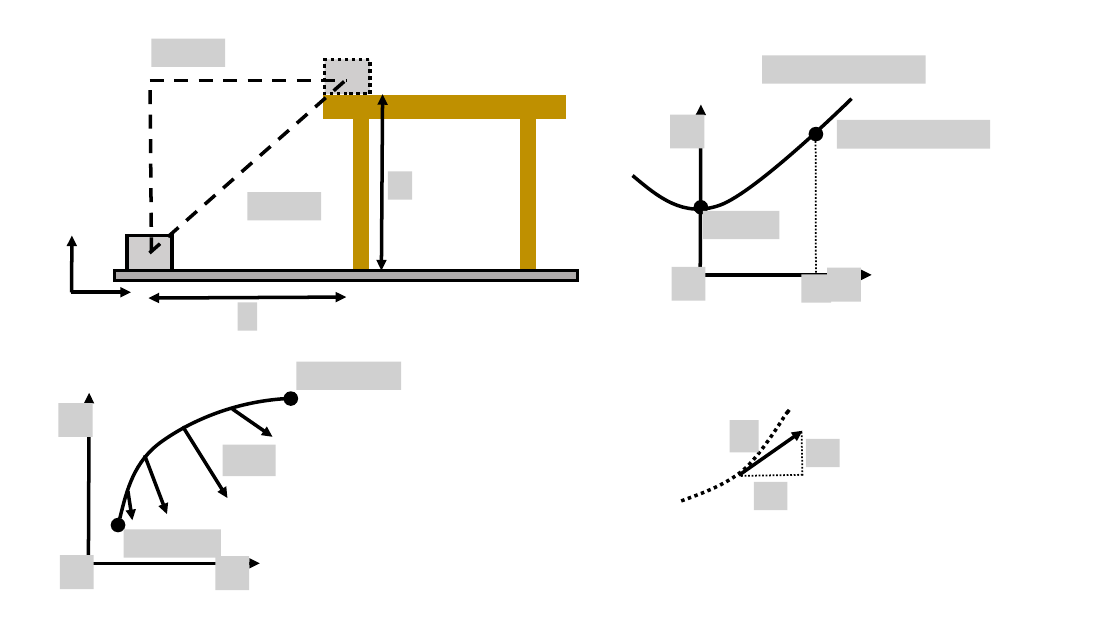
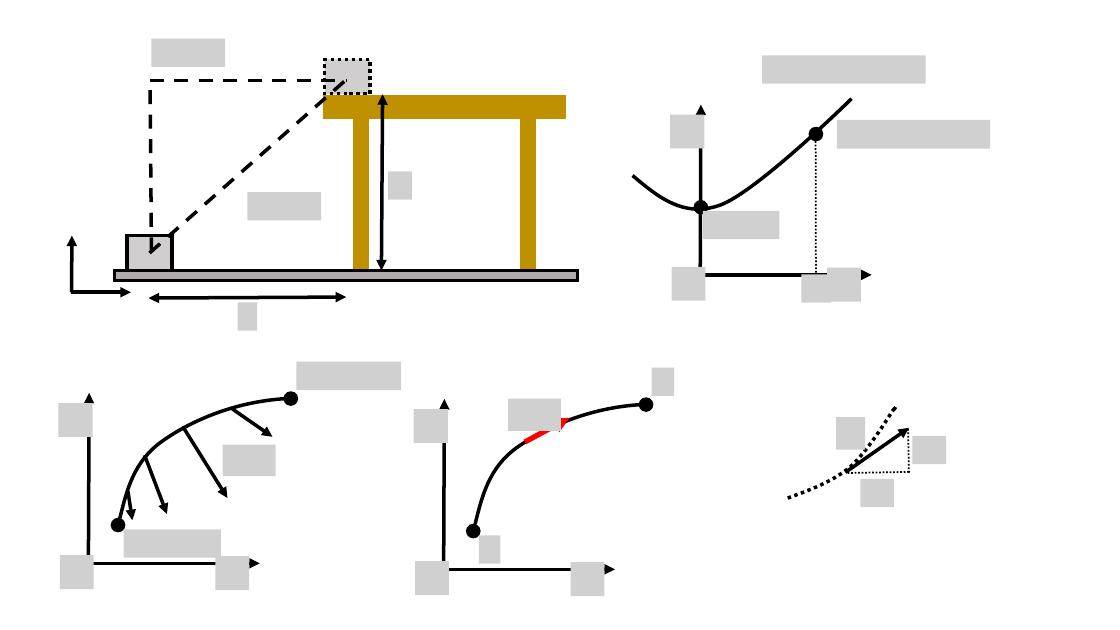
Before and after one commit to OSTP/PhysicsArtofModelling, a slide deck: slide 4 of tex/figures/WorkEnergy/Figures.pptx. Drawn at 1120x630 pixels with LibreOffice and Linux fonts; fonts in the diff are those of the drawing; grey boxes stand for pictures; background and template pictures are left out. Boxes give left, top, right and bottom in pixels: in the first picture for what was removed or moved away, otherwise in the second. Text is boxed around its words. In the diff, an @@ line names an element or a change of style, - is before the commit and + after.

```diff
--- a/tex/figures/WorkEnergy/Figures.pptx
+++ b/tex/figures/WorkEnergy/Figures.pptx
@@ group added at bbox=[414, 368, 675, 596]: 6 pictures, 3 arrows, 2 ellipses, 1 freeform shape @@
@@ picture: place and size @@
-picture at bbox=[730, 420, 760, 453]
+picture at bbox=[836, 418, 865, 450]
@@ 2 pictures, 2 lines, 1 freeform shape, 1 arrow: place and size @@
-2 pictures, 2 lines, 1 freeform shape, 1 arrow at bbox=[665, 409, 839, 511]
+2 pictures, 2 lines, 1 freeform shape, 1 arrow at bbox=[772, 406, 946, 507]
```
Also in this commit, not shown: 4 slides added, 6 other files.
